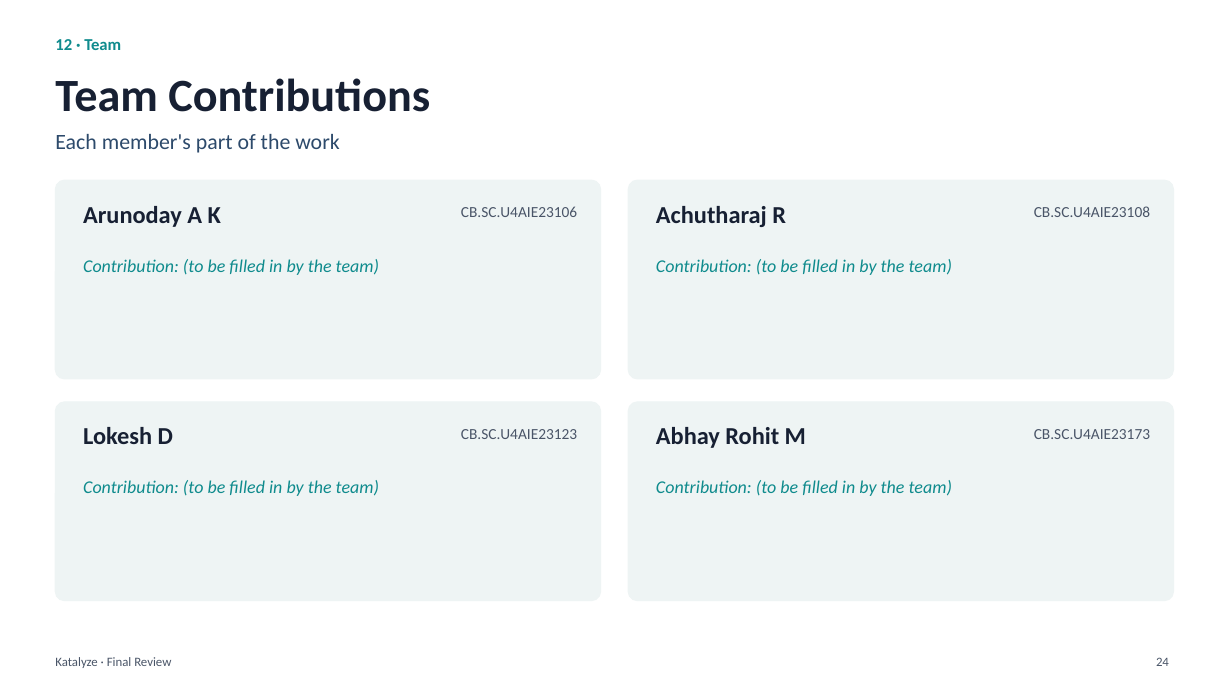
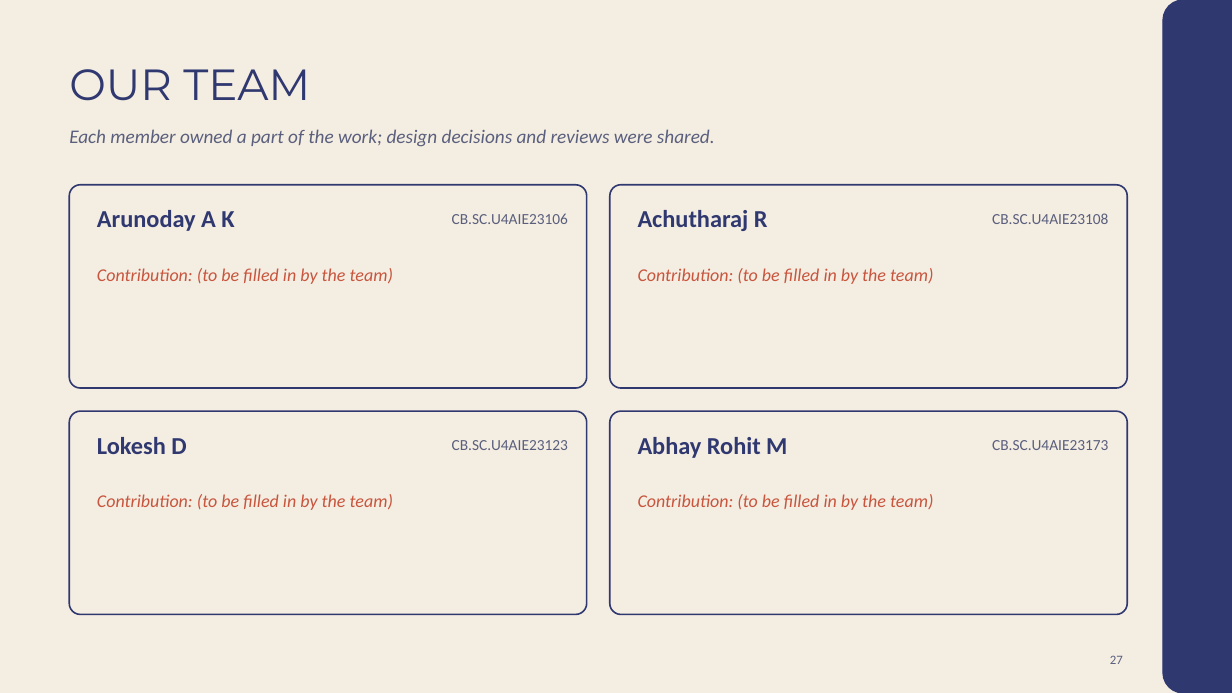
Before and after one commit to Rustlogan2k/Autonomous-web-testing-agent, a slide deck: slide 27 of Katalyze_Final_Review.pptx (slide 24 before the commit). Drawn at 1232x693 pixels with LibreOffice and Linux fonts; fonts in the diff are those of the drawing. Boxes give left, top, right and bottom in pixels: in the first picture for what was removed or moved away, otherwise in the second. Text is boxed around its words. In the diff, an @@ line names an element or a change of style, - is before the commit and + after.

```diff
--- a/Katalyze_Final_Review.pptx
+++ b/Katalyze_Final_Review.pptx
@@ background #FFFFFF to #F4EDE2 @@
@@ rounded rectangle added at box(1164, 0, 1232, 693), fill #303870, outline #303870 1 pt @@
@@ text removed at box(55, 39, 121, 50) @@
-12 · Team
@@ title at box(69, 69, 310, 101): text changed; size 36 to 34 pt; font Calibri to Montserrat; text colour #172033 to #303870; bold off @@
-Team Contributions
+OUR TEAM
@@ text at box(69, 129, 715, 147): text changed; size 17 to 15 pt; text colour #2D4A6B to #5A5F7D; italic on @@
-Each member's part of the work
+Each member owned a part of the work; design decisions and reviews were shared.
@@ rounded rectangle: place and size @@
-rounded rectangle at box(55, 180, 601, 379)
+rounded rectangle at box(69, 185, 587, 388)
@@ text "Arunoday A K": place and size @@
-text "Arunoday A K" at box(83, 206, 221, 227)
+text "Arunoday A K" at box(97, 210, 234, 231)
@@ text "CB.SC.U4AIE23106": place and size @@
-text "CB.SC.U4AIE23106" at box(461, 206, 577, 217)
+text "CB.SC.U4AIE23106" at box(452, 213, 568, 224)
@@ rounded rectangle: place and size @@
-rounded rectangle at box(628, 180, 1174, 379)
+rounded rectangle at box(610, 185, 1128, 388)
@@ text "Achutharaj R": place and size @@
-text "Achutharaj R" at box(656, 206, 786, 227)
+text "Achutharaj R" at box(638, 210, 768, 231)
@@ text "CB.SC.U4AIE23108": place and size @@
-text "CB.SC.U4AIE23108" at box(1034, 206, 1150, 217)
+text "CB.SC.U4AIE23108" at box(992, 213, 1108, 224)
@@ text "Contribution: (to be filled in ...": place and size @@
-text "Contribution: (to be filled in ..." at box(83, 259, 379, 275)
+text "Contribution: (to be filled in ..." at box(97, 268, 393, 284)
@@ text "Contribution: (to be filled in ...": place and size @@
-text "Contribution: (to be filled in ..." at box(656, 259, 952, 275)
+text "Contribution: (to be filled in ..." at box(638, 268, 933, 284)
@@ rounded rectangle: place and size @@
-rounded rectangle at box(55, 402, 601, 601)
+rounded rectangle at box(69, 411, 587, 615)
@@ fill #EEF4F4 to none; outline #EEF4F4 1 pt to #303870 1.25 pt; proportions changed in 4 elements at box(69, 185, 587, 388), box(69, 411, 587, 615), box(610, 185, 1128, 388), box(610, 411, 1128, 615) @@
@@ rounded rectangle: place and size @@
-rounded rectangle at box(628, 402, 1174, 601)
+rounded rectangle at box(610, 411, 1128, 615)
@@ text "Lokesh D": place and size @@
-text "Lokesh D" at box(83, 427, 173, 444)
+text "Lokesh D" at box(97, 437, 186, 454)
@@ text "CB.SC.U4AIE23123": place and size @@
-text "CB.SC.U4AIE23123" at box(461, 429, 577, 439)
+text "CB.SC.U4AIE23123" at box(452, 440, 568, 450)
@@ text colour #172033 to #303870 in 4 elements at box(97, 210, 234, 231), box(97, 437, 186, 454), box(638, 210, 768, 231), box(638, 437, 787, 458) @@
@@ text "Abhay Rohit M": place and size @@
-text "Abhay Rohit M" at box(656, 427, 806, 448)
+text "Abhay Rohit M" at box(638, 437, 787, 458)
@@ text colour #4A5568 to #5A5F7D in 4 elements at box(452, 213, 568, 224), box(452, 440, 568, 450), box(992, 213, 1108, 224), box(992, 440, 1108, 450) @@
@@ text "CB.SC.U4AIE23173": place and size @@
-text "CB.SC.U4AIE23173" at box(1034, 429, 1150, 439)
+text "CB.SC.U4AIE23173" at box(992, 440, 1108, 450)
@@ text "Contribution: (to be filled in ...": place and size @@
-text "Contribution: (to be filled in ..." at box(83, 480, 379, 496)
+text "Contribution: (to be filled in ..." at box(97, 494, 393, 510)
@@ text colour #0F8B8D to #C8553D in 4 elements at box(97, 268, 393, 284), box(97, 494, 393, 510), box(638, 268, 933, 284), box(638, 494, 933, 510) @@
@@ text "Contribution: (to be filled in ...": place and size @@
-text "Contribution: (to be filled in ..." at box(656, 480, 952, 496)
+text "Contribution: (to be filled in ..." at box(638, 494, 933, 510)
@@ text removed at box(55, 657, 171, 668) @@
-Katalyze · Final Review
@@ page number added at box(1110, 655, 1123, 664), 10 pt, text #5A5F7D @@
+27
@@ page number removed at box(1156, 657, 1169, 666) @@
-24
```
Also in this commit, not shown: 12 other slides changed, 16 slides added, 13 slides removed, 8 other files.
